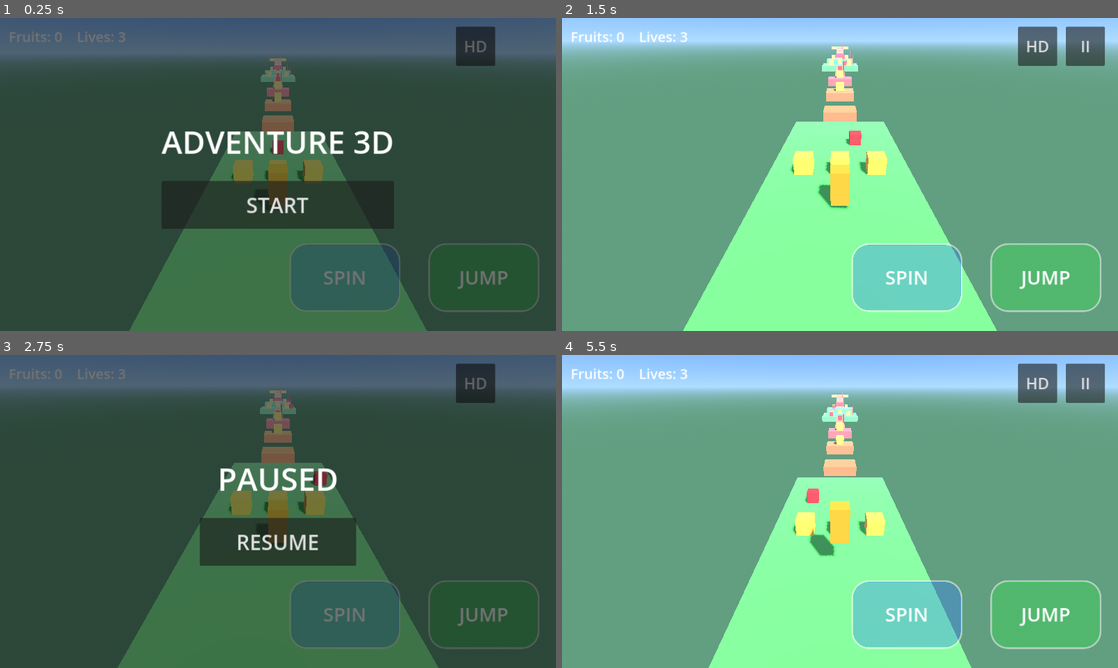
Above: before the commit, frames 1-4 (two rows, left to right).
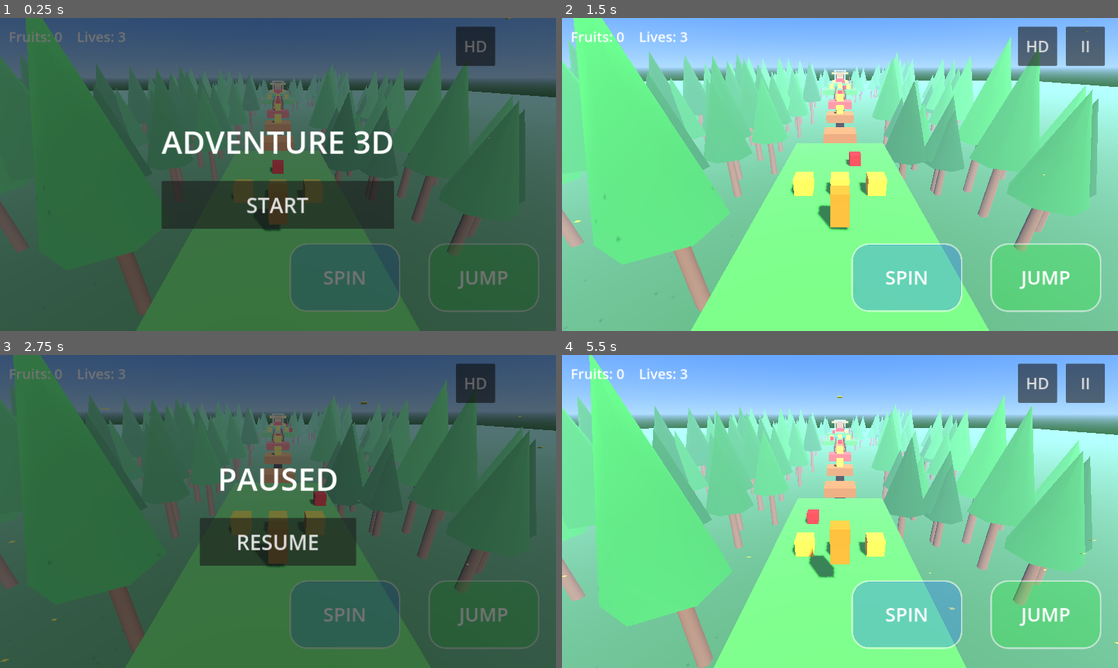
Above: after the commit, the same moments.

Repository: ksomealmlk-create/Adventure3D
Game: Godot game, scene res://main.tscn
Same seed, same stepped clock (60 frames per second), same inputs: the game is played once before the commit and once after it.
Inputs:
- Up to frame 1 (0.25 s): no input
- Up to frame 2 (1.5 s): click "HD" at 0.5 s; click "START" at 1.25 s
- Up to frame 3 (2.75 s): click "II" at 2 s
- Up to frame 4 (5.5 s): click "RESUME" at 2.75 s; click "II" at 3.5 s; click "HD" at 4.25 s; click "RESUME" at 5 s

The runs differ from the first frame. In frame 1, 38% of the frame differs, in the area x 0-100%, y 0-100%; in frame 2, 76%; in frame 3, 40%; in frame 4, 81%.

Commit message:
Stage 4: camera and 3D world

Diff:
--- a/main.gd
+++ b/main.gd
@@ -20,6 +20,17 @@
 var quality_btn: Button
 var sun_light: DirectionalLight3D
 var mat_cache := {}
+var leaves: CPUParticles3D
+var cam_off := Vector3(0, 5, 8)
+var cam_zones := [
+	[12.0, -13.0, Vector3(0, 5.0, 8.0)],
+	[-13.0, -30.0, Vector3(0, 6.5, 9.5)],
+	[-30.0, -47.0, Vector3(0, 3.6, 6.0)],
+	[-47.0, -66.0, Vector3(0, 6.0, 10.5)],
+	[-66.0, -72.0, Vector3(0, 5.0, 8.0)],
+	[-72.0, -92.0, Vector3(0, 2.2, 5.5)],
+	[-92.0, -130.0, Vector3(0, 7.0, 10.0)],
+]
 var was_floor := true
 var dust_t := 0.0
 var stick_base: Panel
@@ -58,7 +69,7 @@
 	sky_mat.sky_top_color = Color(0.25, 0.5, 0.9)
 	sky_mat.sky_horizon_color = Color(0.7, 0.85, 1.0)
 	sky_mat.ground_horizon_color = Color(0.7, 0.85, 1.0)
-	sky_mat.ground_bottom_color = Color(0.4, 0.6, 0.5)
+	sky_mat.ground_bottom_color = Color(0.18, 0.4, 0.2)
 	sky.sky_material = sky_mat
 	e.background_mode = Environment.BG_SKY
 	e.sky = sky
@@ -70,13 +81,14 @@
 	e.adjustment_contrast = 1.05
 	e.ambient_light_source = Environment.AMBIENT_SOURCE_COLOR
 	e.ambient_light_color = Color(1, 1, 1)
-	e.ambient_light_energy = 0.5
+	e.ambient_light_energy = 0.38
 	env.environment = e
 	add_child(env)
 
 	var sun := DirectionalLight3D.new()
 	sun.rotation_degrees = Vector3(-50, 30, 0)
-	sun.light_energy = 1.1
+	sun.light_energy = 1.0
+	sun.light_color = Color(1.0, 0.96, 0.88)
 	sun.shadow_enabled = fx_on
 	sun.directional_shadow_mode = DirectionalLight3D.SHADOW_ORTHOGONAL
 	sun.directional_shadow_max_distance = 45.0
@@ -85,6 +97,7 @@
 
 	_build_sounds()
 	_build_level()
+	_build_forest()
 
 	player = CharacterBody3D.new()
 	var cs := CollisionShape3D.new()
@@ -103,6 +116,24 @@
 	cam = Camera3D.new()
 	add_child(cam)
 	cam.position = respawn_pos + Vector3(0, 5, 8)
+	leaves = CPUParticles3D.new()
+	leaves.amount = 40
+	leaves.lifetime = 6.0
+	leaves.preprocess = 3.0
+	leaves.emission_shape = CPUParticles3D.EMISSION_SHAPE_BOX
+	leaves.emission_box_extents = Vector3(14, 5, 14)
+	leaves.direction = Vector3(0.3, -1, 0.2)
+	leaves.spread = 25.0
+	leaves.initial_velocity_min = 0.3
+	leaves.initial_velocity_max = 0.9
+	leaves.gravity = Vector3(0, -0.4, 0)
+	var lm := BoxMesh.new()
+	lm.size = Vector3(0.14, 0.02, 0.1)
+	lm.material = _mat(Color(0.75, 0.85, 0.3))
+	leaves.mesh = lm
+	leaves.local_coords = false
+	leaves.emitting = fx_on
+	cam.add_child(leaves)
 
 	_build_ui()
 
@@ -265,6 +296,7 @@
 	_crate(Vector3(0, 2.1, -28.5))
 
 	_plat(0, 1.6, -30, -46, 1.6, wood)
+	_bridge(-30.0, -46.0, 1.6, 0.8)
 	_checkpoint(Vector3(0, 2.1, -31), Vector3(0.55, 2.6, -31))
 	_enemy(Vector3(0, 2.0, -38), 4.0, "z")
 
@@ -284,6 +316,9 @@
 	_checkpoint(Vector3(0, 2.1, -68), Vector3(3, 2.6, -68))
 	_enemy(Vector3(0, 2.0, -69), 3.0, "x")
 	_plat(0, 1.6, -72, -90, 3, brown)
+	for az in [-75.0, -79.0, -83.0, -87.0]:
+		var azf: float = az
+		_arch(azf, 1.6, 1.75)
 	_hazard(Vector3(0, 1.95, -76))
 	_hazard(Vector3(0, 1.95, -81))
 	_hazard(Vector3(0, 1.95, -86))
@@ -296,10 +331,19 @@
 
 func _plat(cx: float, top: float, z0: float, z1: float, w: float, color: Color) -> StaticBody3D:
 	var ln := absf(z1 - z0)
-	return _box(Vector3(cx, top - 0.5, (z0 + z1) * 0.5), Vector3(w, 1, ln), color)
+	var body := _box(Vector3(cx, top - 0.5, (z0 + z1) * 0.5), Vector3(w, 1, ln), color)
+	_add_pillars(body, w, ln, top)
+	return body
 
 func _hazard(pos: Vector3) -> void:
-	add_child(_mesh(Vector3(3, 0.7, 0.8), Color(0.9, 0.1, 0.1), pos))
+	var hm := _mesh(Vector3(3, 0.7, 0.8), Color(0.9, 0.1, 0.1), pos)
+	var em := StandardMaterial3D.new()
+	em.albedo_color = Color(0.9, 0.1, 0.1)
+	em.emission_enabled = true
+	em.emission = Color(1.0, 0.1, 0.05)
+	em.emission_energy_multiplier = 0.8
+	hm.material_override = em
+	add_child(hm)
 	hazards.append({"pos": pos, "half": Vector3(1.5, 0.35, 0.4)})
 
 func show_panel(title: String, btn: String) -> void:
@@ -325,6 +369,107 @@
 		stick_base.hide()
 		stick_knob.hide()
 		show_panel("PAUSED", "RESUME")
+
+func _cam_zone(z: float) -> Vector3:
+	for zone in cam_zones:
+		var a: float = zone[0]
+		var b: float = zone[1]
+		if z <= a and z > b:
+			var off: Vector3 = zone[2]
+			return off
+	return Vector3(0, 6, 9)
+
+func _add_pillars(body: Node3D, w: float, ln: float, top: float) -> void:
+	var h := top + 9.0
+	var n := maxi(1, int(ln / 10.0))
+	var pw := minf(w * 0.4, 1.2)
+	for i in range(n):
+		var z := 0.0
+		if n > 1:
+			z = lerpf(-ln * 0.5 + 1.0, ln * 0.5 - 1.0, float(i) / float(n - 1))
+		body.add_child(_mesh(Vector3(pw, h, pw), Color(0.45, 0.32, 0.2), Vector3(0, -0.5 - h * 0.5, z)))
+
+func _bridge(z0: float, z1: float, top: float, half: float) -> void:
+	var wood_c := Color(0.35, 0.22, 0.12)
+	var ln := absf(z1 - z0)
+	var zc := (z0 + z1) * 0.5
+	var n := maxi(1, int(ln / 4.0))
+	var sides := [-1.0, 1.0]
+	for sx in sides:
+		var xs: float = sx
+		var rx := xs * (half + 0.1)
+		add_child(_mesh(Vector3(0.08, 0.08, ln), wood_c, Vector3(rx, top + 0.75, zc)))
+		add_child(_mesh(Vector3(0.08, 0.08, ln), wood_c, Vector3(rx, top + 0.4, zc)))
+		for i in range(n + 1):
+			var pz := z0 - float(i) * (ln / float(n))
+			add_child(_mesh(Vector3(0.16, 0.9, 0.16), wood_c, Vector3(rx, top + 0.45, pz)))
+
+func _arch(z: float, top: float, half: float) -> void:
+	var stone := Color(0.55, 0.55, 0.6)
+	add_child(_mesh(Vector3(0.35, 3.4, 0.35), stone, Vector3(-half, top + 1.7, z)))
+	add_child(_mesh(Vector3(0.35, 3.4, 0.35), stone, Vector3(half, top + 1.7, z)))
+	add_child(_mesh(Vector3(half * 2.0 + 0.7, 0.4, 0.5), stone, Vector3(0, top + 3.5, z)))
+
+func _build_forest() -> void:
+	var ground := MeshInstance3D.new()
+	var pm := PlaneMesh.new()
+	pm.size = Vector2(500, 500)
+	pm.material = _mat(Color(0.18, 0.4, 0.2))
+	ground.mesh = pm
+	ground.position = Vector3(0, -10, -60)
+	ground.cast_shadow = GeometryInstance3D.SHADOW_CASTING_SETTING_OFF
+	add_child(ground)
+
+	var rng := RandomNumberGenerator.new()
+	rng.seed = 12345
+	var trunk := CylinderMesh.new()
+	trunk.top_radius = 0.3
+	trunk.bottom_radius = 0.4
+	trunk.height = 1.0
+	trunk.radial_segments = 6
+	trunk.rings = 1
+	trunk.material = _mat(Color(0.4, 0.28, 0.18))
+	var crown := CylinderMesh.new()
+	crown.top_radius = 0.0
+	crown.bottom_radius = 1.0
+	crown.height = 1.0
+	crown.radial_segments = 7
+	crown.rings = 1
+	var cmat := StandardMaterial3D.new()
+	cmat.vertex_color_use_as_albedo = true
+	cmat.roughness = 0.9
+	crown.material = cmat
+	var count := 160
+	var mm_t := MultiMesh.new()
+	mm_t.transform_format = MultiMesh.TRANSFORM_3D
+	mm_t.mesh = trunk
+	mm_t.instance_count = count
+	var mm_c := MultiMesh.new()
+	mm_c.transform_format = MultiMesh.TRANSFORM_3D
+	mm_c.use_colors = true
+	mm_c.mesh = crown
+	mm_c.instance_count = count
+	for i in range(count):
+		var side := -1.0 if rng.randf() < 0.5 else 1.0
+		var x := side * rng.randf_range(7.5, 38.0)
+		var z := rng.randf_range(25.0, -150.0)
+		var h := rng.randf_range(11.0, 20.0)
+		var th := h * 0.5
+		var tw := 1.0 + h * 0.02
+		mm_t.set_instance_transform(i, Transform3D(Basis.IDENTITY.scaled(Vector3(tw, th, tw)), Vector3(x, -10.0 + th * 0.5, z)))
+		var ch := h * 0.6
+		var cr := 1.4 + h * 0.1
+		mm_c.set_instance_transform(i, Transform3D(Basis.IDENTITY.scaled(Vector3(cr, ch, cr)), Vector3(x, -10.0 + h * 0.4 + ch * 0.5, z)))
+		var g := rng.randf()
+		mm_c.set_instance_color(i, Color(0.08 + 0.1 * g, 0.32 + 0.2 * g, 0.12 + 0.1 * g))
+	var mi_t := MultiMeshInstance3D.new()
+	mi_t.multimesh = mm_t
+	mi_t.cast_shadow = GeometryInstance3D.SHADOW_CASTING_SETTING_OFF
+	add_child(mi_t)
+	var mi_c := MultiMeshInstance3D.new()
+	mi_c.multimesh = mm_c
+	mi_c.cast_shadow = GeometryInstance3D.SHADOW_CASTING_SETTING_OFF
+	add_child(mi_c)
 
 func _mat(c: Color) -> StandardMaterial3D:
 	var k := c.to_html()
@@ -361,6 +506,7 @@
 func _on_quality() -> void:
 	fx_on = not fx_on
 	sun_light.shadow_enabled = fx_on
+	leaves.emitting = fx_on
 	quality_btn.text = "HD" if fx_on else "LD"
 
 func _mesh(size: Vector3, color: Color, pos: Vector3) -> MeshInstance3D:
@@ -456,9 +602,11 @@
 	player.velocity = Vector3.ZERO
 
 func _physics_process(delta: float) -> void:
-	var cam_target := player.global_position + Vector3(0, 5, 8)
-	cam.global_position = cam.global_position.lerp(cam_target, minf(1.0, delta * 8.0))
-	cam.look_at(player.global_position + Vector3(0, 0.5, 0))
+	cam_off = cam_off.lerp(_cam_zone(player.position.z), minf(1.0, delta * 2.5))
+	var cam_target := player.global_position + cam_off
+	cam_target.x = player.global_position.x * 0.8
+	cam.global_position = cam.global_position.lerp(cam_target, minf(1.0, delta * 6.0))
+	cam.look_at(player.global_position + Vector3(0, 0.5, -2.0))
 	var hspeed := Vector2(player.velocity.x, player.velocity.z).length()
 	cam.fov = lerpf(cam.fov, 70.0 + hspeed * 1.2, minf(1.0, delta * 4.0))
 	var txt := "Fruits: %d    Lives: %d" % [fruits, lives]
@@ -558,7 +706,7 @@
 			_play("check")
 			_burst(cps[i], Color(0.2, 1.0, 0.2), 16, 6.0)
 
-	if player.position.y < -15.0:
+	if player.position.y < -9.0:
 		_hurt()
 		if state != "play":
 			return
